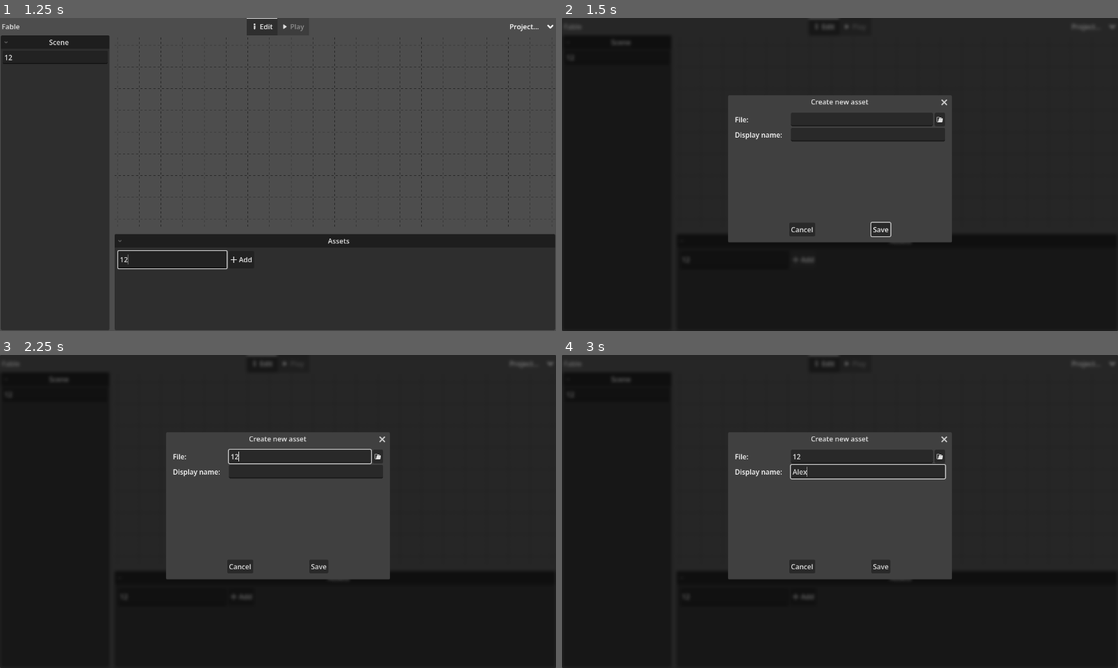
Above: before the commit, frames 1-4 (two rows, left to right).
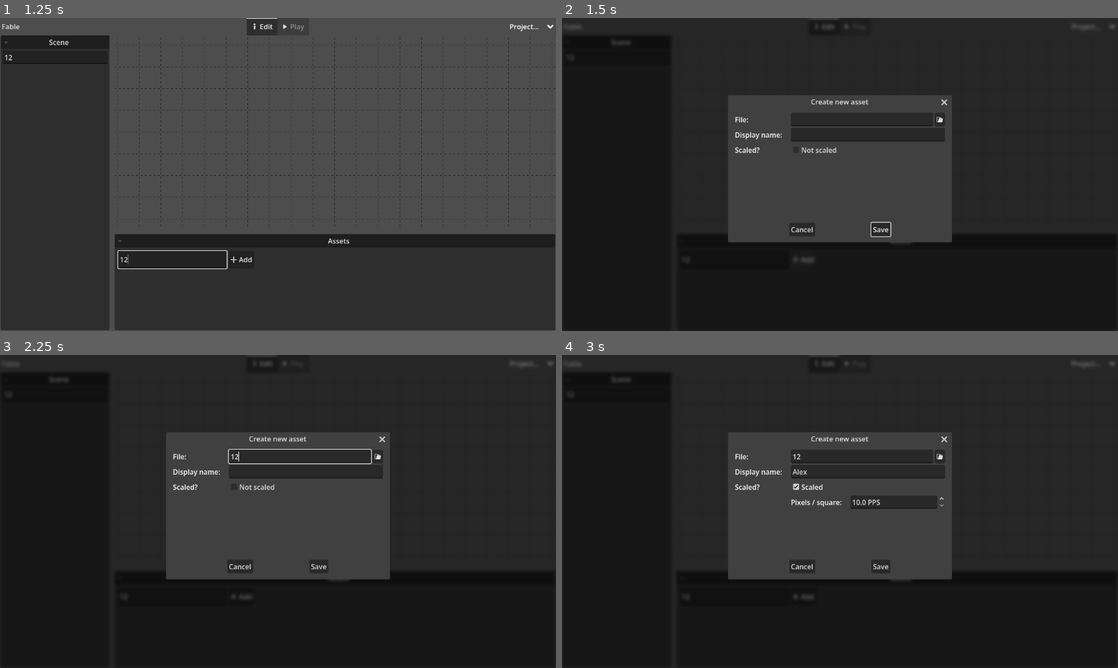
Above: after the commit, the same moments.

Repository: Vertco/Fable-Tabletop
Game: Godot game, scene res://scenes/editor/editor.tscn
The game is run twice, just before and just after one commit, with the same random seed, the same clock (stepped at 60 frames per second) and the same inputs. This scene is started directly instead of the project's main scene.
Inputs (mouse positions are in pixels of both pictures, inside the frame that each line leads up to):
- Up to frame 1 (1.25 s): click (55, 58) at 0.52 s; type "12" at 0.6 s; click (172, 259) at 0.75 s; type "12" at 0.83 s
- Up to frame 2 (1.5 s): click "Add" at 1.25 s
- Up to frame 3 (2.25 s): click (300, 455) at 2.02 s; type "12" at 2.1 s
- Up to frame 4 (3 s): click (867, 470) at 2.25 s; type "Alex" at 2.33 s; click (867, 486) at 2.75 s, where only the run after the commit has a clickable "Not scaled"

Frame 1 is identical in both runs. In frame 2, 0.1% of the frame differs, in the area x 31-50%, y 41-44%; in frame 3, 0.1%; in frame 4, 0.5%, in the area x 31-70%, y 34-50%.
Error in both runs: Cannot call method 'get_first_child' on a null value. (res://scenes/editor/scene_components/scene_tree/scene_tree.gd:71)

Commit message:
Add PPS scaling support
Introduce Pixels-Per-Square (PPS) scaling for image assets and add improved multi-asset drag/move behavior with undo/redo. Key changes:

- Add exported pps property to ImageAsset and expose occluders/portals as exported vars.
- Update asset editor UI and logic: Scaled checkbox, PPS SpinBox, show/edit flows now read/write pps and pass it to create_asset().
- Asset display/entry now scale sprites by asset.pps when present and convert hit testing to use global coordinates.
- Refactor asset browser open call to set the asset on the editor instance.
- Implement robust multi-asset dragging in gm_viewport: track drag start positions, open/commit undo actions only while moving, support cancel, and update cursor handling.
- Adjust scene hit testing to use the new global is_pixel_opaque signature.
- Minor cleanup: remove debug print in editor.gd and extend create_asset in App singleton to support updating existing assets and saving pps.

These changes add scalable asset support and make asset movement more reliable with proper undo/redo semantics.

Diff:
--- a/resources/image_asset.gd
+++ b/resources/image_asset.gd
@@ -4,7 +4,8 @@
 #region Data
 @export_category("Data")
 @export_file("*.jpg","*.jpeg","*.png","*.webp") var texture
-var occluders: Array[OccluderPolygon2D]
-var portals: Dictionary[bool,OccluderPolygon2D]
+@export_range(10, 1024, 0.1, "suffic:PPS") var pps: float
+@export var occluders: Array[OccluderPolygon2D]
+@export var portals: Dictionary[bool,OccluderPolygon2D]
 var lights: Array[PointLight2D]
 #endregion
--- a/scenes/editor/asset_browser.gd
+++ b/scenes/editor/asset_browser.gd
@@ -49,14 +49,8 @@
 
 
 func open_asset_editor(asset:Asset = null) -> void:
-	if asset == null:
-		$AssetEditor/Background/Window.title = "Create new asset"
-	else:
-		%AssetEditor.title = "Edit " + asset.get_script().get_global_name()
-		%AssetEditor.file_path = asset.texture
-		%AssetEditor.display_name = asset.name
+	%AssetEditor.asset = asset
 	%AssetEditor.show()
-	$AssetEditor/Background/Window.popup()
 
 
 func select_asset(asset:Node) -> void:
--- a/scenes/editor/editor.gd
+++ b/scenes/editor/editor.gd
@@ -146,7 +146,6 @@
 
 
 func update_pc_zoom(size:Vector2) -> void:
-	print(size)
 	if size != Vector2(0,0):
 		%PcCam.zoom = Vector2((%PcWindow.get_visible_rect().size*0.0508)/size)
 
--- a/scenes/editor/scene_components/asset_display.gd
+++ b/scenes/editor/scene_components/asset_display.gd
@@ -81,13 +81,14 @@
 
 
 func get_rect() -> Rect2:
-	var rect:Rect2= get_children()[0].get_rect()
-	rect.position = to_global(rect.position)
-	return rect
+	var display := get_children()[0] as Sprite2D
+	return display.get_global_transform() * display.get_rect()
 
 
-func is_pixel_opaque(pos:Vector2) -> bool:
-	return get_children()[0].is_pixel_opaque(pos)
+func is_pixel_opaque(global_pos: Vector2) -> bool:
+	var display := get_children()[0] as Sprite2D
+	var sprite_local := display.to_local(global_pos)
+	return display.is_pixel_opaque(sprite_local)
 
 
 func select() -> void:
@@ -102,6 +103,8 @@
 	var sprite := Sprite2D.new()
 	var image := Image.load_from_file(asset.texture)
 	sprite.texture = ImageTexture.create_from_image(image)
+	if asset.pps:
+		sprite.scale = Vector2(50.0/asset.pps, 50.0/asset.pps)
 	for layer in range(0,10):
 		sprite.set_visibility_layer_bit(layer,gm_vis)
 	for layer in range(11,20):
--- a/scenes/editor/scene_components/asset_editor.gd
+++ b/scenes/editor/scene_components/asset_editor.gd
@@ -16,6 +16,28 @@
 	set(value):
 		display_name = value
 		%DisplayName.text = value
+var pps: float:
+	set(value):
+		pps = value
+		if pps:
+			%Scaled.button_pressed = true
+			%PPS.value = pps
+		else:
+			%Scaled.button_pressed = false
+			%PPS.value = 0
+var asset: Asset
+
+
+func show() -> void:
+	if asset == null:
+		title = "Create new asset"
+	else:
+		title = "Edit " + asset.get_script().get_global_name()
+		file_path = asset.texture
+		display_name = asset.name
+		pps = asset.pps
+	self.visible = true
+	%Window.popup()
 
 
 func close_editor() -> void:
@@ -23,6 +45,8 @@
 	%AssetEditor.hide()
 	%FilePath.text = ""
 	%DisplayName.text = ""
+	%PPS.value = 10
+	asset = null
 
 
 func _on_file_picker_pressed() -> void:
@@ -36,6 +60,18 @@
 
 func _on_window_confirmed() -> void:
 	if %FilePath.text && %DisplayName.text:
-		App.create_asset(%DisplayName.text,%FilePath.text)
+		App.create_asset(%DisplayName.text, %FilePath.text, %PPS.value, asset)
 		emit_signal("updated")
+		asset = null
 		close_editor()
+
+
+func _on_scaled_toggled(toggled_on: bool) -> void:
+	if toggled_on:
+		%Scaled.text = "Scaled"
+		%PpsSpacer.visible = true
+		%PpsContainer.visible = true
+	else:
+		%Scaled.text = "Not scaled"
+		%PpsSpacer.visible = false
+		%PpsContainer.visible = false
--- a/scenes/editor/scene_components/asset_editor.tscn
+++ b/scenes/editor/scene_components/asset_editor.tscn
@@ -77,6 +77,44 @@
 unique_name_in_owner = true
 layout_mode = 2
 
+[node name="Label4" type="Label" parent="Background/Window/VBoxContainer/GridContainer" unique_id=1595975106]
+layout_mode = 2
+text = "Scaled?"
+
+[node name="Scaled" type="CheckBox" parent="Background/Window/VBoxContainer/GridContainer" unique_id=1642378768]
+unique_name_in_owner = true
+layout_mode = 2
+text = "Not scaled"
+
+[node name="PpsSpacer" type="Control" parent="Background/Window/VBoxContainer/GridContainer" unique_id=710426606]
+unique_name_in_owner = true
+visible = false
+layout_mode = 2
+
+[node name="PpsContainer" type="HBoxContainer" parent="Background/Window/VBoxContainer/GridContainer" unique_id=1818069143]
+unique_name_in_owner = true
+visible = false
+layout_mode = 2
+theme_override_constants/separation = 20
+
+[node name="Label3" type="Label" parent="Background/Window/VBoxContainer/GridContainer/PpsContainer" unique_id=1647565058]
+layout_mode = 2
+text = "Pixels / square:"
+
+[node name="PPS" type="SpinBox" parent="Background/Window/VBoxContainer/GridContainer/PpsContainer" unique_id=756545603]
+unique_name_in_owner = true
+layout_mode = 2
+size_flags_horizontal = 3
+min_value = 10.0
+max_value = 1024.0
+step = 0.1
+value = 10.0
+allow_greater = true
+suffix = "PPS"
+custom_arrow_step = 1.0
+custom_arrow_round = true
+select_all_on_focus = true
+
 [node name="AssetPreview" type="TextureRect" parent="Background/Window/VBoxContainer" unique_id=1473574712]
 unique_name_in_owner = true
 layout_mode = 2
@@ -87,3 +125,4 @@
 [connection signal="confirmed" from="Background/Window" to="." method="_on_window_confirmed"]
 [connection signal="pressed" from="Background/Window/VBoxContainer/GridContainer/HBoxContainer/FilePicker" to="." method="_on_file_picker_pressed"]
 [connection signal="file_selected" from="Background/Window/VBoxContainer/GridContainer/HBoxContainer/ImageFileDialog" to="." method="_on_image_file_dialog_file_selected"]
+[connection signal="toggled" from="Background/Window/VBoxContainer/GridContainer/Scaled" to="." method="_on_scaled_toggled"]
--- a/scenes/editor/scene_components/asset_entry.gd
+++ b/scenes/editor/scene_components/asset_entry.gd
@@ -86,10 +86,13 @@
 func _get_drag_data(_at_position) -> Asset:
 	var icon = TextureRect.new()
 	var preview = Control.new()
+	var icon_scale := 1.0
 	var image := Image.load_from_file(data.texture)
+	if data.pps:
+		icon_scale = 50/data.pps
 	icon.texture = ImageTexture.create_from_image(image)
-	icon.position = (icon.texture.get_size() * -0.5)*App.gm_zoom
-	icon.scale = icon.scale*App.gm_zoom
+	icon.scale = (icon.scale*icon_scale)*App.gm_zoom
+	icon.position = ((icon.texture.get_size()*icon_scale) * -0.5)*App.gm_zoom
 	icon.modulate = "ffffff88"
 	preview.add_child(icon)
 	set_drag_preview(preview)
--- a/scenes/editor/scene_components/gm_viewport.gd
+++ b/scenes/editor/scene_components/gm_viewport.gd
@@ -19,6 +19,9 @@
 var was_multi_select := false
 var last_single_select_stack: Array[int] = []
 var focus := false
+var move_action_open := false
+var drag_assets: Array[Node] = []
+var drag_start_positions := {}
 var undo_redo:UndoRedo
 
 
@@ -29,73 +32,81 @@
 func _unhandled_input(event: InputEvent) -> void:
 	if focus:
 		if event.is_action_released("ui_undo"):
-			undo_redo.undo()
+			if not move_action_open:
+				undo_redo.undo()
 		elif event.is_action_released("ui_redo"):
-			undo_redo.redo()
+			if not move_action_open:
+				undo_redo.redo()
 		elif event.is_action_released("asset_delete"):
 			undo_redo.create_action("Delete assets")
-			var assets:Array[Node] = get_tree().get_nodes_in_group("selected_assets")
+			var assets: Array[Node] = get_tree().get_nodes_in_group("selected_assets")
 			for asset in assets:
 				undo_redo.add_undo_reference(asset)
 				undo_redo.add_undo_reference(asset.get_parent())
 				undo_redo.add_do_method(asset.get_parent().remove_child.bind(asset))
 				undo_redo.add_undo_method(asset.get_parent().add_child.bind(asset))
-				undo_redo.add_undo_method(asset.get_parent().move_child.bind(asset,asset.get_index()))
+				undo_redo.add_undo_method(asset.get_parent().move_child.bind(asset, asset.get_index()))
 			undo_redo.commit_action()
-
+		elif event.is_action_released("ui_cancel"):
+			get_tree().call_group("selected_assets","deselect")
 	if event.is_action_pressed("cam_pan"):
 		cam_pan = true
 	elif event.is_action_released("cam_pan"):
 		cam_pan = false
-
-	var over_selected := false
 	var pos: Vector2 = %GmView.get_canvas_transform().affine_inverse() * %GmView.get_mouse_position()
-	var nodes: Array = %SceneRoot.get_node("Scene").get_assets_at(pos)
-	for node in nodes:
-		if node.selected:
-			over_selected = true
 	if event.is_action_pressed("asset_multi_select"):
 		select(true)
 		was_multi_select = true
 	elif event.is_action_pressed("asset_select"):
+		var nodes: Array = %SceneRoot.get_node("Scene").get_assets_at(pos)
+		var over_selected := false
+		for node in nodes:
+			if node.selected:
+				over_selected = true
 		if over_selected:
 			asset_drag = true
-			undo_redo.create_action("Move assets")
-			for asset in get_tree().get_nodes_in_group("selected_assets"):
-				undo_redo.add_undo_property(asset,"position",asset.position)
+			was_dragging_asset = false
+			drag_assets = get_tree().get_nodes_in_group("selected_assets")
+			drag_start_positions.clear()
+			for asset in drag_assets:
+				drag_start_positions[asset] = asset.position
 			Input.set_default_cursor_shape(Input.CURSOR_DRAG)
 	elif event.is_action_released("asset_select"):
 		asset_drag = false
-		for asset in get_tree().get_nodes_in_group("selected_assets"):
-			undo_redo.add_do_property(asset,"position",asset.position)
 		Input.set_default_cursor_shape(Input.CURSOR_ARROW)
-		if was_dragging_asset:
+		if move_action_open:
+			for asset in drag_assets:
+				undo_redo.add_do_property(asset, "position", asset.position)
+			undo_redo.commit_action(false)
+			move_action_open = false
 			was_dragging_asset = false
-			undo_redo.commit_action(false)
+			drag_assets.clear()
+			drag_start_positions.clear()
 		elif was_multi_select:
 			was_multi_select = false
 			return
 		else:
 			select()
-
 	if event.is_action_pressed("cam_zoom_in"):
 		update_gm_zoom(gm_zoom_incr)
 	elif event.is_action_pressed("cam_zoom_out"):
 		update_gm_zoom(-gm_zoom_incr)
-
 	if event is InputEventMouseMotion:
 		if cam_pan:
-			var new_offset = %GmCam.get_offset() - event.relative/gm_zoom
-			new_offset.x = new_offset.x
-			new_offset.y = new_offset.y
+			var new_offset = %GmCam.get_offset() - event.relative / gm_zoom
 			%GmCam.set_offset(new_offset)
 			%GmGrid.queue_redraw()
-		elif asset_drag and over_selected:
-			for asset in get_tree().get_nodes_in_group("selected_assets"):
-				var og_pos:Vector2 = asset.position
-				asset.position = og_pos+event.relative/gm_zoom
-				if og_pos != asset.position:
-					was_dragging_asset = true
+		elif asset_drag:
+			if event.relative.is_zero_approx():
+				return
+			if not move_action_open:
+				undo_redo.create_action("Move assets")
+				for asset in drag_assets:
+					undo_redo.add_undo_property(asset, "position", drag_start_positions[asset])
+				move_action_open = true
+			for asset in drag_assets:
+				asset.position += event.relative / gm_zoom
+			was_dragging_asset = true
 
 
 func get_asset_ids(nodes: Array) -> Array[int]:
--- a/scenes/editor/scene_types/scene.gd
+++ b/scenes/editor/scene_types/scene.gd
@@ -42,14 +42,12 @@
 	undo_redo.commit_action(false)
 
 
-func get_assets_at(at_position:Vector2) -> Array[Node]:
-	var nodes:Array[Node]
+func get_assets_at(at_position: Vector2) -> Array[Node]:
+	var nodes: Array[Node]
 	for layer in %LayerManager.get_children():
 		for node in layer.get_children():
-			if node.type in ["ImageAsset", "TokenAsset"] &&\
-			!node.locked and node.gm_vis:
-				if node.get_rect().has_point(at_position) &&\
-				node.is_pixel_opaque(node.to_local(at_position)):
+			if node.type in ["ImageAsset", "TokenAsset"] and !node.locked and node.gm_vis:
+				if node.get_rect().has_point(at_position) and node.is_pixel_opaque(at_position):
 					nodes.append(node)
 	nodes.reverse()
 	return nodes
--- a/singletons/app.gd
+++ b/singletons/app.gd
@@ -70,20 +70,32 @@
 	return result
 
 
-func create_asset(asset_name:String,path:String) -> void:
-	var image := Image.new()
-	image.load(path)
-	var imported_image := Image.new()
-	imported_image.copy_from(image)
-	var buffer := imported_image.save_webp_to_buffer()
-	var filename := current_dir+"/media/"+asset_name+".webp"
-	var new_file := FileAccess.open(filename, FileAccess.WRITE_READ)
-	new_file.store_buffer(buffer)
-	new_file.close()
-	var asset := ImageAsset.new()
-	asset.texture = current_dir+"/media/"+asset_name+".webp"
-	asset.name = asset_name
-	ResourceSaver.save(asset,current_dir+"/assets/"+asset_name+".tres")
+func create_asset(asset_name:String, path:String, pps:float = 0,\
+asset:Asset = null) -> void:
+	if asset:
+		match asset.get_global_name():
+			"ImageAsset":
+				var og_name := asset.name
+				asset.name = asset_name
+				asset.texture = path
+				if pps != 0:
+					asset.pps = pps
+				ResourceSaver.save(asset,current_dir+"/assets/"+og_name+".tres")
+	else:
+		var image := Image.new()
+		image.load(path)
+		var imported_image := Image.new()
+		imported_image.copy_from(image)
+		var buffer := imported_image.save_webp_to_buffer()
+		var filename := current_dir+"/media/"+asset_name+".webp"
+		var new_file := FileAccess.open(filename, FileAccess.WRITE_READ)
+		new_file.store_buffer(buffer)
+		new_file.close()
+		var new_asset := ImageAsset.new()
+		new_asset.texture = current_dir+"/media/"+asset_name+".webp"
+		new_asset.name = asset_name
+		new_asset.pps = pps
+		ResourceSaver.save(new_asset,current_dir+"/assets/"+asset_name+".tres")
 
 
 func pack_current() -> void:
